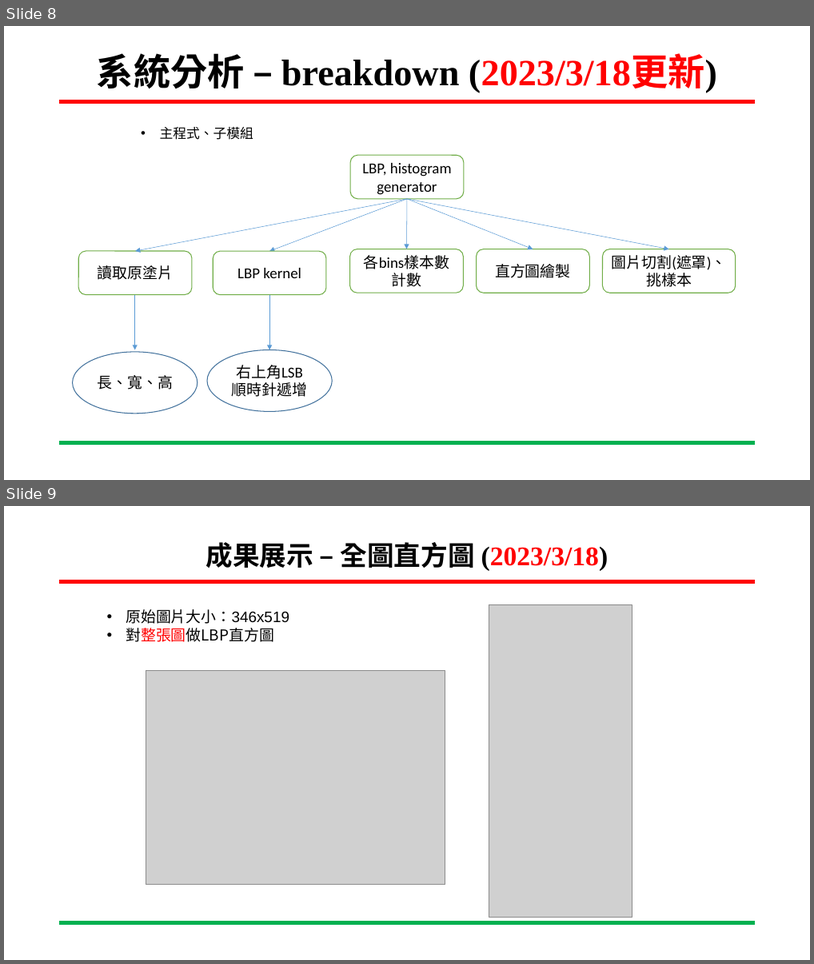
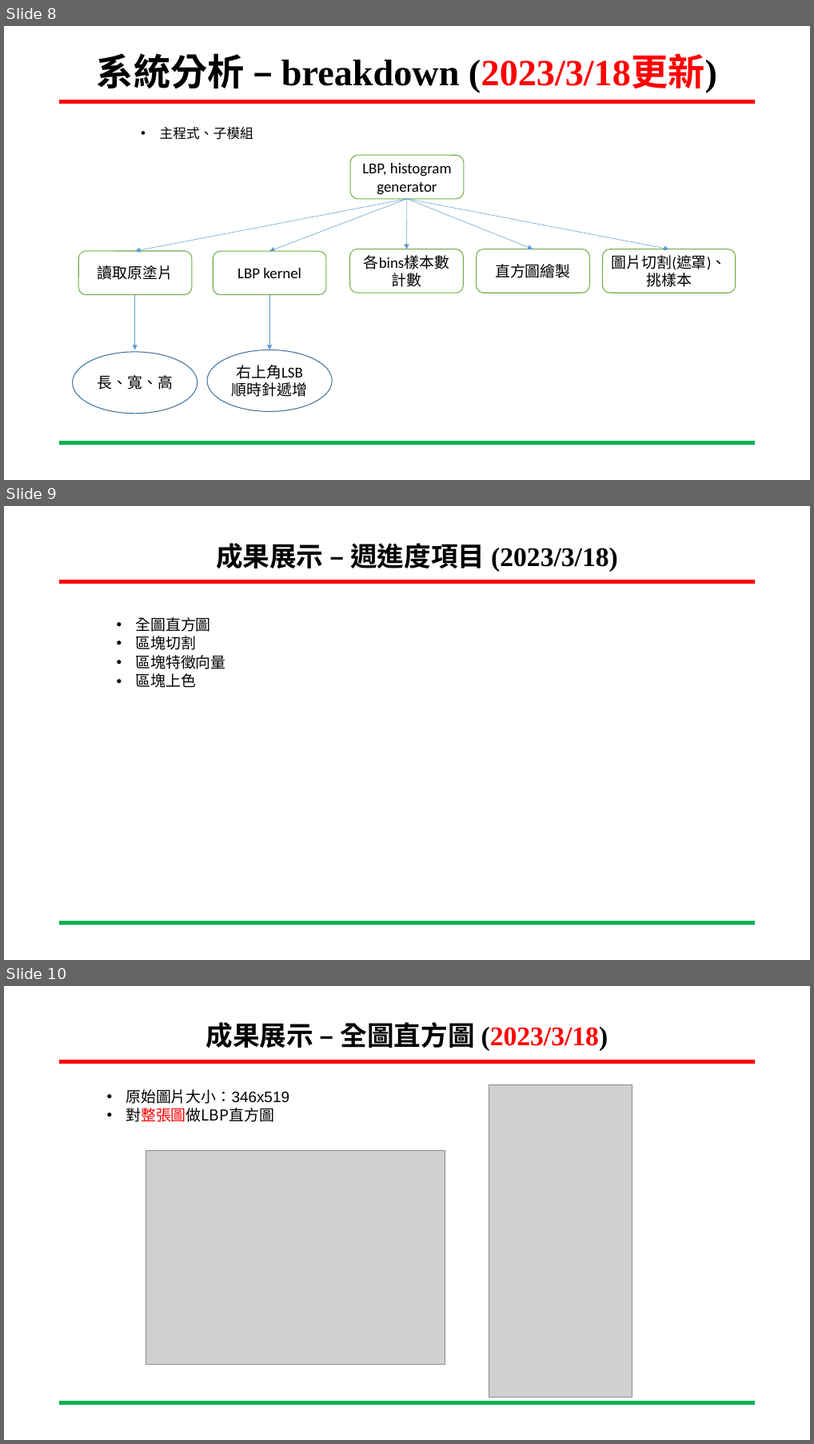
Before and after one commit to ing0331/111-2_Embedded-Image-Processing, a slide deck: HW2/LBP_HW2.pptx. Shown one above the other, each under a label of ours: slides 8 and 9 before the commit, slides 8, 9 and 10 after it. The pictures are 814x964 and 814x1444 pixels, drawn with LibreOffice and Linux fonts; fonts in the diff are those of the drawing; grey boxes stand for pictures; background and template pictures are left out. Boxes give left, top, right and bottom in pixels: in the first picture for what was removed or moved away, otherwise in the second. Text is boxed around its words. In the diff, an @@ line names an element or a change of style, - is before the commit and + after.

```diff
--- a/HW2/LBP_HW2.pptx
+++ b/HW2/LBP_HW2.pptx
@@ slide 9 added at box(4, 506, 810, 960), background #FFFFFF; not listed: 2 template elements that a slide beside it also shows @@
@@ text added at box(216, 543, 618, 571), 32 pt, text #000000, bold @@
+成果展示 – 週進度項目 (2023/3/18)
@@ text added at box(135, 617, 226, 688), 18 pt, text #000000 @@
+  • 全圖直方圖
+  • 區塊切割
+  • 區塊特徵向量
+  • 區塊上色
@@ what was slide 9 is now slide 10 @@
```
Also in this commit, not shown: 4 slides changed.
